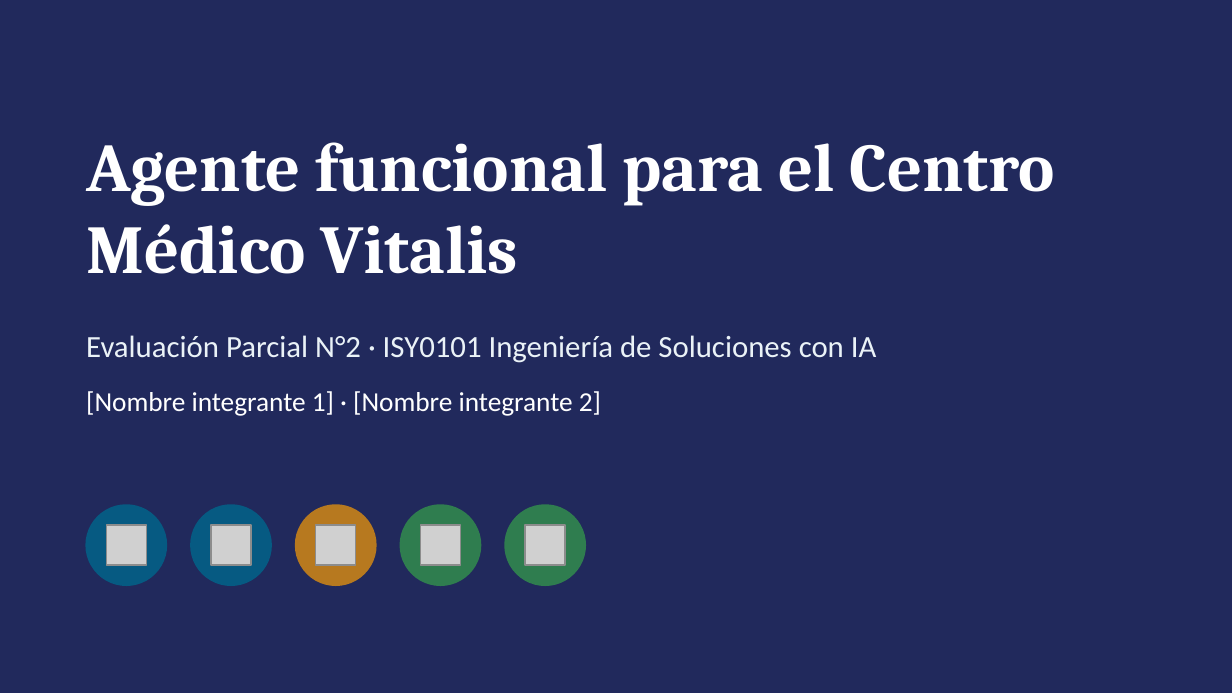
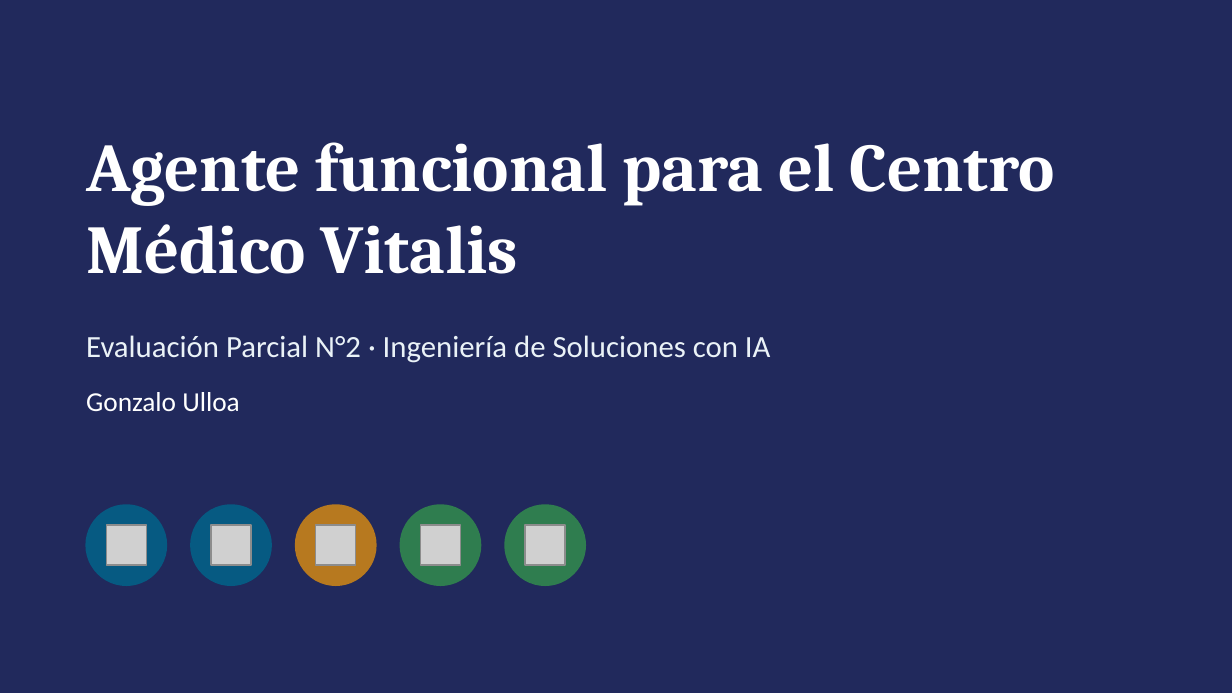
Before and after one commit to Gonzalo25U/agente-funcional-vitalis, a slide deck: slide 1 of EP2_Vitalis_Presentacion.pptx. Drawn at 1232x693 pixels with LibreOffice and Linux fonts; fonts in the diff are those of the drawing; grey boxes stand for pictures. Boxes give left, top, right and bottom in pixels: in the first picture for what was removed or moved away, otherwise in the second. Text is boxed around its words. In the diff, an @@ line names an element or a change of style, - is before the commit and + after.

Commit message:
fix presentacion

```diff
--- a/EP2_Vitalis_Presentacion.pptx
+++ b/EP2_Vitalis_Presentacion.pptx
@@ text at bbox=[86, 335, 771, 363]: text changed @@
-Evaluación Parcial N°2 · ISY0101 Ingeniería de Soluciones con IA
+Evaluación Parcial N°2 · Ingeniería de Soluciones con IA
@@ text at bbox=[86, 392, 240, 411]: text changed @@
-[Nombre integrante 1] · [Nombre integrante 2]
+Gonzalo Ulloa
```
Also in this commit, not shown: 4 other slides changed.
